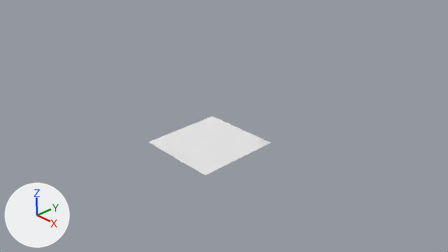
The Blender file data/mars1.blend as it was, and as the next commit left it.
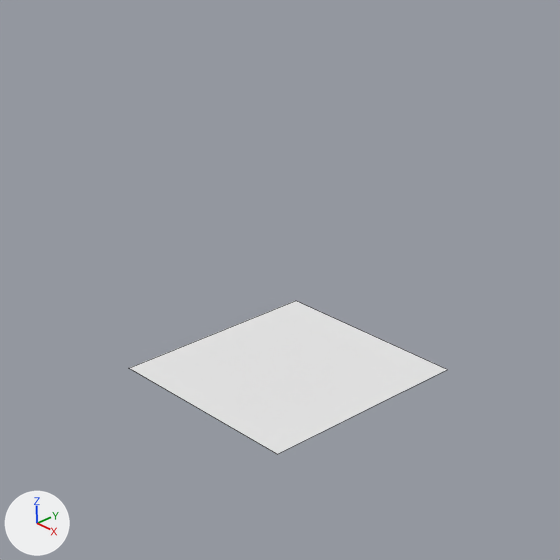
Each version is shown from the file's camera 'Camera', then close up on the part from 22% to 70% of the width and 0% to 86% of the height. The lights are fixed; the arrows at lower left show +X, +Y and +Z. The close-ups show mesh edges as thin lines.
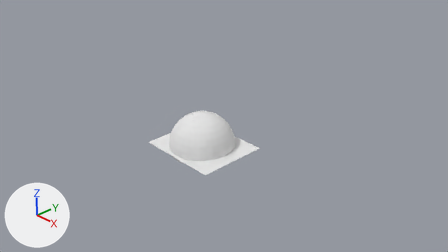
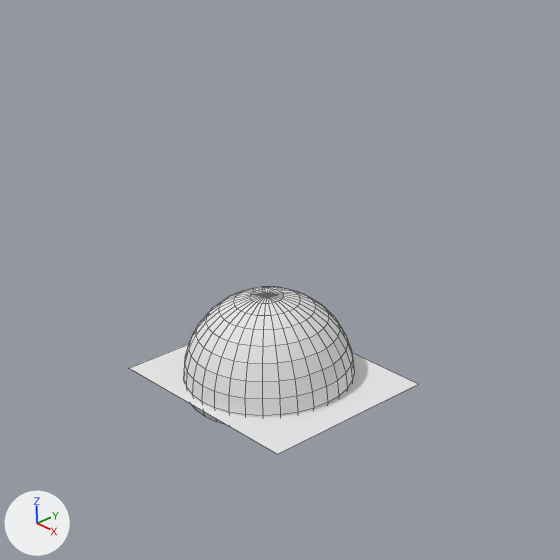
The newer file is also rescaled (x40.0), turned or shifted as a whole; pictures and numbers use the older file's frame.

Location of each change, [x1, y1, x2, y2] in pixels of the close-ups (560 x 560 px):
'Plane', moved, rescaled
    before: [130, 301, 447, 454]
    after: [130, 344, 417, 454]
'Sphere', added
    after: [184, 287, 355, 424]

What the commit changed:
Material 'Material.002' (mat_material_002) is new.
Its base color is (0.8, 0.8, 0.8) (white #e7e7e7).
Mesh me_sphere is new.
It has 289 vertices, 288 faces and spans x -0.93..1.07, y -0.99..1.01, z -1.05..0.15.
It uses material mat_material_002 (its picture is missing).
Object 'Plane' (ob_plane) moves from (0.0, 0.0, 0.0) to (0.0, -0.188, 0.0).
Object 'Plane' (ob_plane) is rescaled from (1.0, 1.0, 1.0) to (1.0, 0.812, 0.025).
Object 'Sphere' (ob_sphere) is new; it shows me_sphere.
Its location is (0.01, -0.182, -0.015).
Its rotation in degrees is (0, -180, 0).
Its scale is (0.75, 0.75, 0.75).
